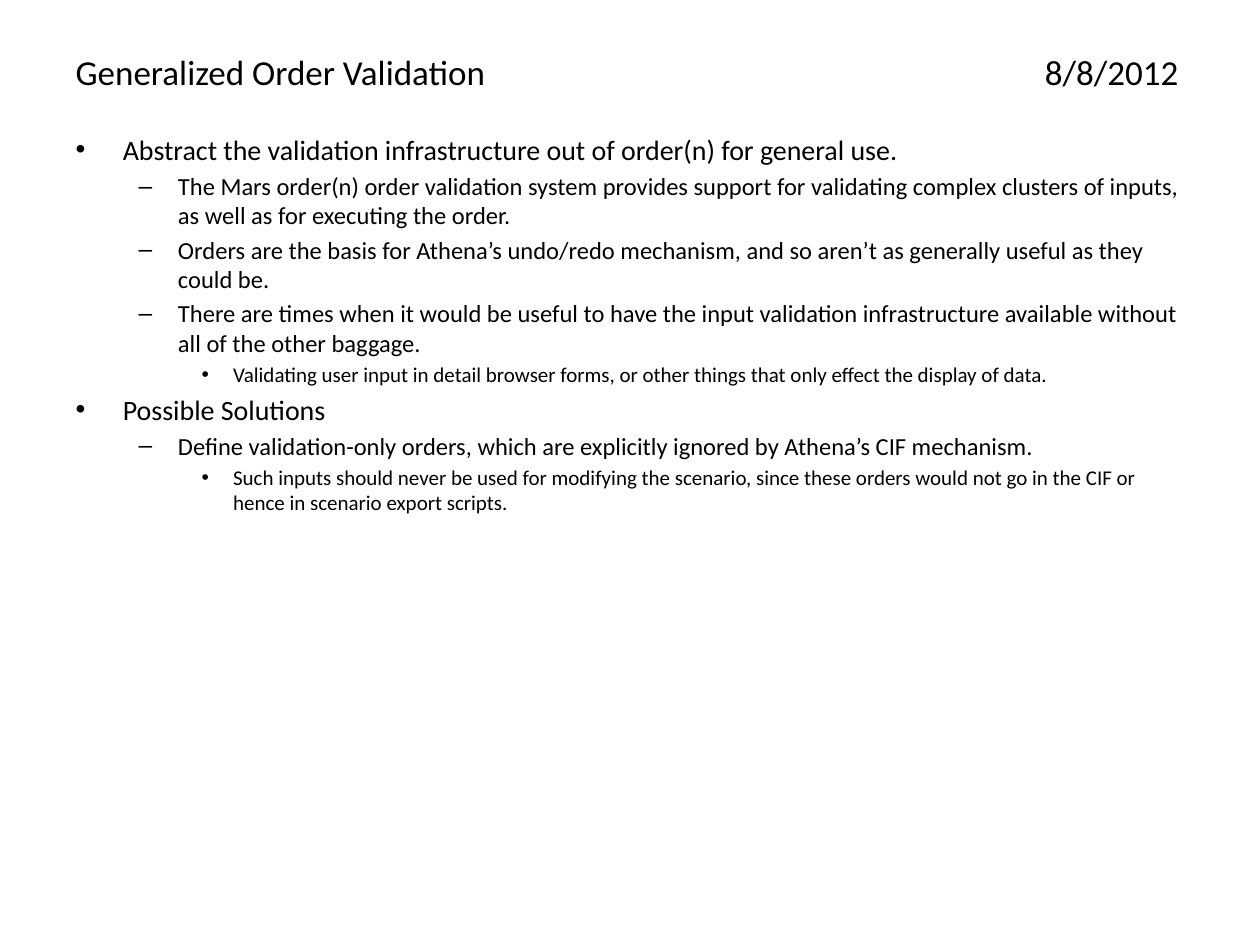
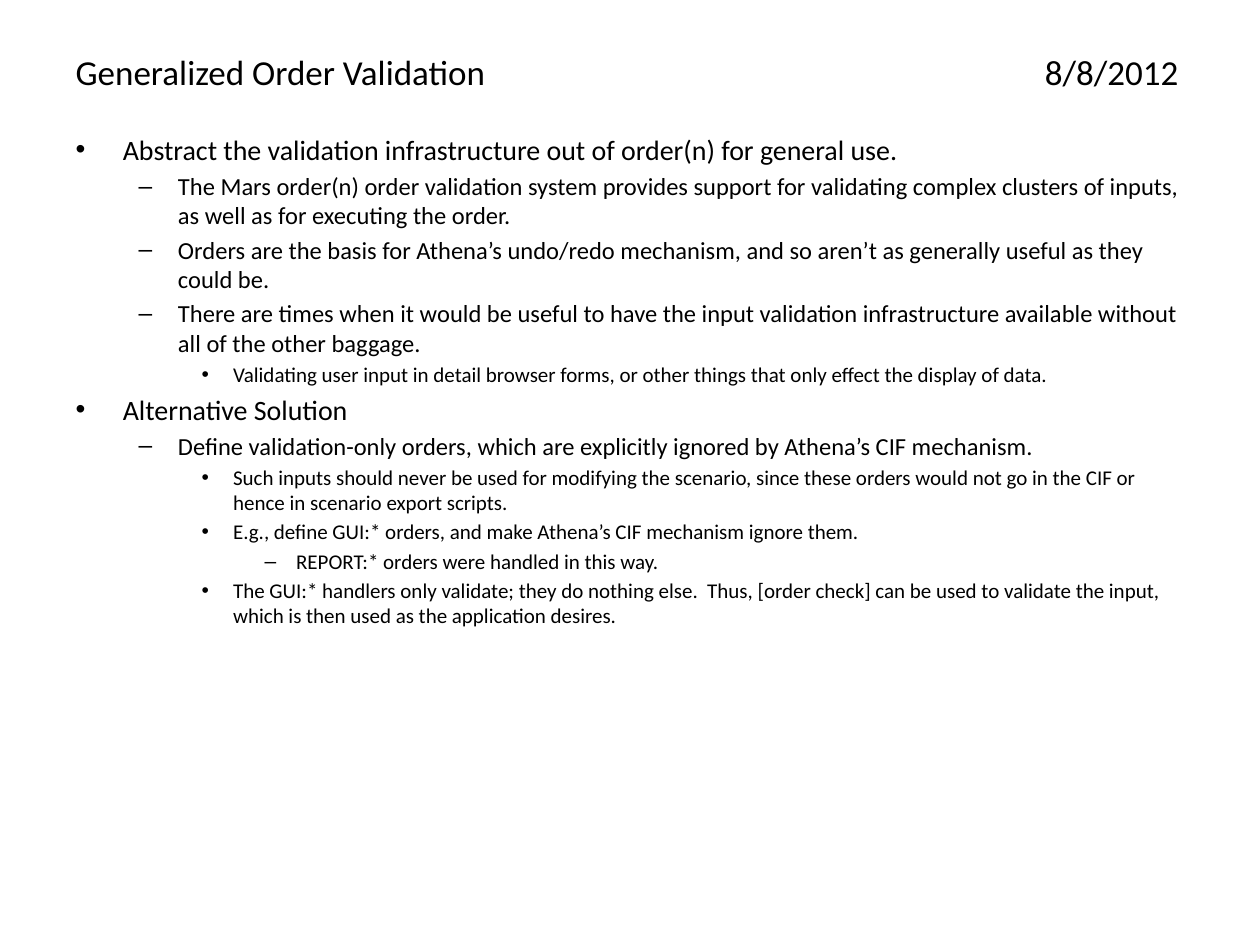
Before and after one commit to AthenaModel/athena-legacy, a slide deck: slide 13 of docs/dev/ideas.pptx. Drawn at 1260x945 pixels with LibreOffice and Linux fonts; fonts in the diff are those of the drawing. Boxes give left, top, right and bottom in pixels: in the first picture for what was removed or moved away, otherwise in the second. Text is boxed around its words. In the diff, an @@ line names an element or a change of style, - is before the commit and + after.

```diff
--- a/docs/dev/ideas.pptx
+++ b/docs/dev/ideas.pptx
@@ text at [123,400,348,421]: text changed @@
-• Possible Solutions
+• Alternative Solution
@@ text at [233,524,1159,627]: paragraphs added @@
+    • E.g., define GUI:* orders, and make Athena’s CIF mechanism ignore them.
+      – REPORT:* orders were handled in this way.
+    • The GUI:* handlers only validate; they do nothing else. Thus, [order check] can be used to validate the input, which is then used as the application desires.
```
